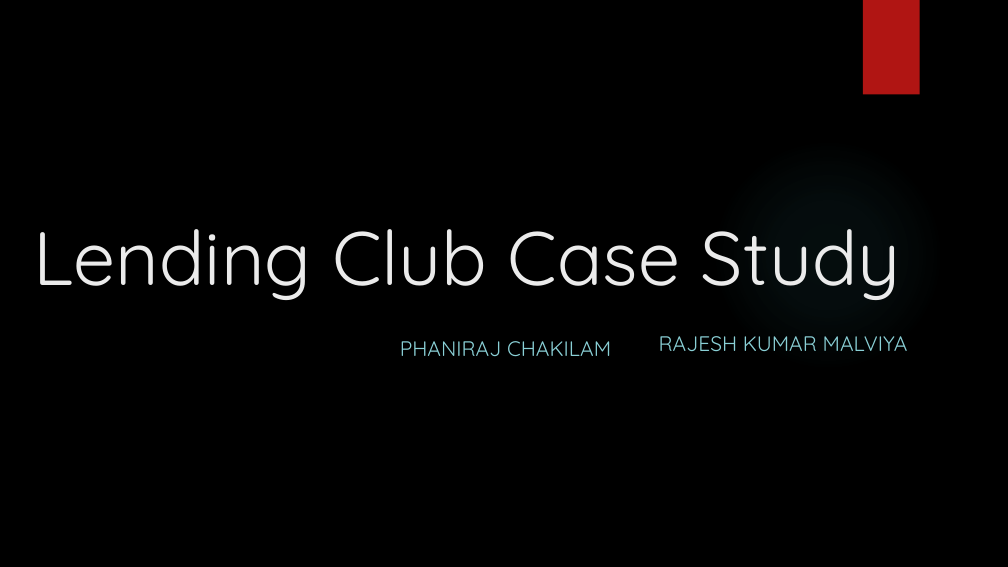
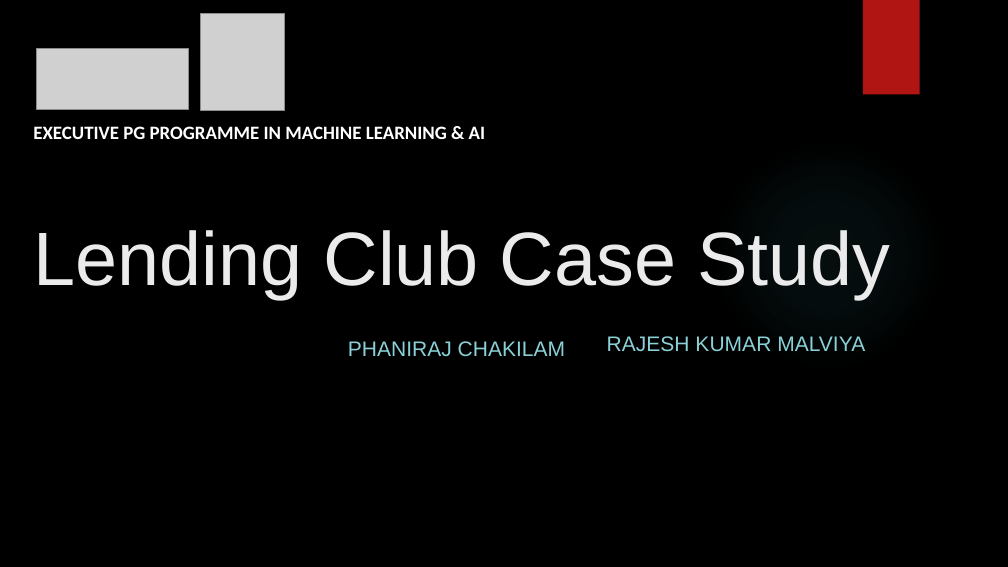
Before and after one commit to phanirajcm/LendingClubCaseStudy, a slide deck: slide 1 of Lending Club Case Study.pptx. Drawn at 1008x567 pixels with LibreOffice and Linux fonts; fonts in the diff are those of the drawing; grey boxes stand for pictures; background and template pictures are left out. Boxes give left, top, right and bottom in pixels: in the first picture for what was removed or moved away, otherwise in the second. Text is boxed around its words. In the diff, an @@ line names an element or a change of style, - is before the commit and + after.

```diff
--- a/Lending Club Case Study.pptx
+++ b/Lending Club Case Study.pptx
@@ picture added at box(200, 14, 284, 110) @@
@@ picture added at box(36, 48, 188, 109) @@
@@ text added at box(33, 126, 485, 139), 18 pt, text #FFFFFF, bold @@
+EXECUTIVE PG PROGRAMME IN MACHINE LEARNING & AI
@@ font Quicksand to Arial in 3 elements at box(34, 230, 890, 299), box(607, 336, 865, 351), box(348, 341, 565, 356) @@
@@ text "PHANIRAJ CHAKILAM": place and size @@
-text "PHANIRAJ CHAKILAM" at box(400, 341, 611, 356)
+text "PHANIRAJ CHAKILAM" at box(348, 341, 565, 356)
@@ subtitle "RAJESH KUMAR MALVIYA": place and size @@
-subtitle "RAJESH KUMAR MALVIYA" at box(659, 336, 908, 351)
+subtitle "RAJESH KUMAR MALVIYA" at box(607, 336, 865, 351)
```
Also in this commit, not shown: 12 other slides changed, 7 slides added, 1 slide removed.
